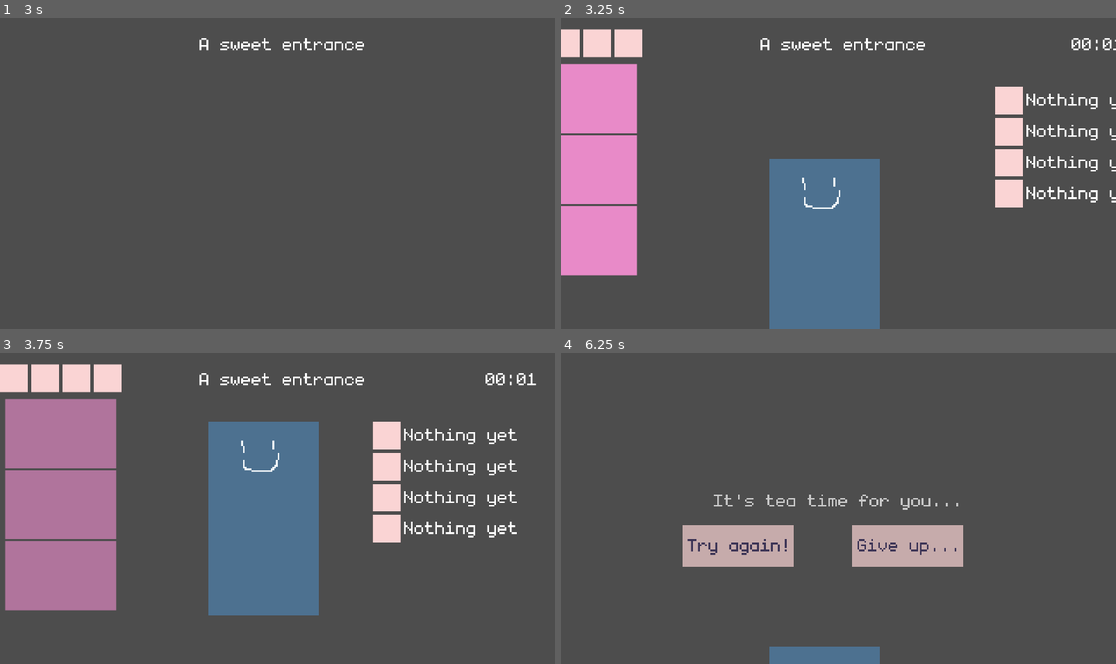
Above: before the commit, frames 1-4 (two rows, left to right).
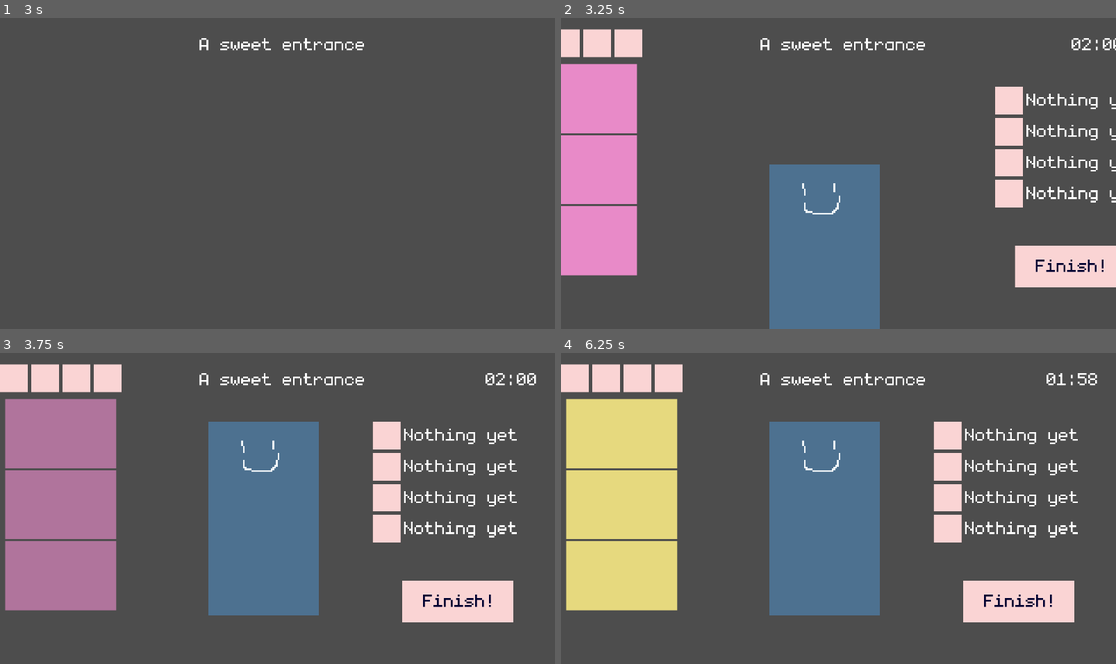
Above: after the commit, the same moments.

Repository: LuisGarrillo/court-of-the-biscuit-king
Game: Godot game, scene res://scenes/main.tscn
The game is run twice, just before and just after one commit, with the same random seed, the same clock (stepped at 60 frames per second) and the same inputs.
Inputs (mouse positions are in pixels of both pictures, inside the frame that each line leads up to):
- Up to frame 1 (3 s): tap Enter at 0.5 s; move the mouse to (399, 157) at 0.52 s; click (399, 157) at 0.67 s; move the mouse to (166, 189) at 1.27 s; click (166, 189) at 1.42 s; move the mouse to (333, 105) at 2.02 s; click (333, 105) at 2.17 s; move the mouse to (249, 235) at 2.77 s; click (249, 235) at 2.92 s
- Up to frame 2 (3.25 s): no input
- Up to frame 3 (3.75 s): move the mouse to (11, 377) at 3.52 s; click (11, 377) at 3.67 s
- Up to frame 4 (6.25 s): move the mouse to (605, 377) at 4.27 s; click (605, 377) at 4.42 s; move the mouse to (866, 508) at 5.02 s; click (866, 508) at 5.17 s; move the mouse to (738, 545) at 5.77 s; click (738, 545) at 5.92 s

Frame 1 is identical in both runs. In frame 2, 3.0% of the frame differs, in the area x 37-100%, y 6-87%; in frame 3, 2.7%; in frame 4, 39%, in the area x 0-97%, y 3-100%.

Commit message:
Add finish button

Diff:
--- a/scenes/dress up/dress_up.tscn
+++ b/scenes/dress up/dress_up.tscn
@@ -6,6 +6,12 @@
 [ext_resource type="PackedScene" uid="uid://wss6cku3cngp" path="res://scenes/dress up/timer.tscn" id="4_h2iqy"]
 [ext_resource type="LabelSettings" uid="uid://8if0ejpj3shh" path="res://assets/fonts/Riddle.tres" id="4_xeinm"]
 [ext_resource type="PackedScene" uid="uid://cbfs5o3audktb" path="res://scenes/dress up/stats_panel.tscn" id="5_nf5kc"]
+[ext_resource type="PackedScene" uid="uid://c3t647y0tvqf2" path="res://scenes/ui/components/button.tscn" id="6_2geyb"]
+[ext_resource type="FontFile" uid="uid://8x1mosnm5x6m" path="res://assets/fonts/monogram-extended.ttf" id="7_kjqeq"]
+
+[sub_resource type="LabelSettings" id="LabelSettings_70c5o"]
+font = ExtResource("7_kjqeq")
+font_color = Color(0, 0, 0.188235, 1)
 
 [sub_resource type="Animation" id="Animation_xeinm"]
 length = 2.0
@@ -81,6 +87,24 @@
 "update": 0,
 "values": [Vector2(325, 40)]
 }
+tracks/6/type = "value"
+tracks/6/imported = false
+tracks/6/enabled = true
+tracks/6/path = NodePath("Finish:position")
+tracks/6/interp = 1
+tracks/6/loop_wrap = true
+tracks/6/keys = {
+"times": PackedFloat32Array(0),
+"transitions": PackedFloat32Array(1),
+"update": 0,
+"values": [Vector2(325, 132)]
+}
+
+[sub_resource type="Animation" id="Animation_2geyb"]
+resource_name = "finish game"
+
+[sub_resource type="Animation" id="Animation_nf5kc"]
+resource_name = "game over"
 
 [sub_resource type="Animation" id="Animation_eyiml"]
 resource_name = "in"
@@ -95,7 +119,7 @@
 "times": PackedFloat32Array(0, 0.5),
 "transitions": PackedFloat32Array(0.5, 0.5),
 "update": 0,
-"values": [Vector2(120, 170), Vector2(120, 40)]
+"values": [Vector2(120, 180), Vector2(120, 40)]
 }
 tracks/1/type = "value"
 tracks/1/imported = false
@@ -147,6 +171,21 @@
 "update": 0,
 "values": [Vector2(325, 40), Vector2(215, 40)]
 }
+tracks/5/type = "value"
+tracks/5/imported = false
+tracks/5/enabled = true
+tracks/5/path = NodePath("Finish:position")
+tracks/5/interp = 1
+tracks/5/loop_wrap = true
+tracks/5/keys = {
+"times": PackedFloat32Array(0, 0.5),
+"transitions": PackedFloat32Array(0.5, 0.5),
+"update": 0,
+"values": [Vector2(325, 132), Vector2(232, 132)]
+}
+
+[sub_resource type="Animation" id="Animation_57oh0"]
+resource_name = "next round"
 
 [sub_resource type="Animation" id="Animation_h2iqy"]
 resource_name = "riddle in"
@@ -214,15 +253,6 @@
 }]
 }
 
-[sub_resource type="Animation" id="Animation_nf5kc"]
-resource_name = "game over"
-
-[sub_resource type="Animation" id="Animation_57oh0"]
-resource_name = "next round"
-
-[sub_resource type="Animation" id="Animation_2geyb"]
-resource_name = "finish game"
-
 [sub_resource type="Animation" id="Animation_kjqeq"]
 resource_name = "time out"
 length = 0.5
@@ -236,7 +266,7 @@
 "times": PackedFloat32Array(0, 0.5),
 "transitions": PackedFloat32Array(0.5, 0.5),
 "update": 0,
-"values": [Vector2(120, 40), Vector2(120, 170)]
+"values": [Vector2(120, 40), Vector2(120, 180)]
 }
 tracks/1/type = "value"
 tracks/1/imported = false
@@ -300,6 +330,94 @@
 "update": 0,
 "values": [Vector2(84, 8), Vector2(84, -26)]
 }
+tracks/6/type = "value"
+tracks/6/imported = false
+tracks/6/enabled = true
+tracks/6/path = NodePath("Finish:position")
+tracks/6/interp = 1
+tracks/6/loop_wrap = true
+tracks/6/keys = {
+"times": PackedFloat32Array(0, 0.5),
+"transitions": PackedFloat32Array(0.5, 0.5),
+"update": 0,
+"values": [Vector2(232, 132), Vector2(325, 132)]
+}
+
+[sub_resource type="Animation" id="Animation_70c5o"]
+resource_name = "judge in"
+length = 0.5
+tracks/0/type = "value"
+tracks/0/imported = false
+tracks/0/enabled = true
+tracks/0/path = NodePath("DressPanel:position")
+tracks/0/interp = 1
+tracks/0/loop_wrap = true
+tracks/0/keys = {
+"times": PackedFloat32Array(0, 0.5),
+"transitions": PackedFloat32Array(0.5, 0.5),
+"update": 0,
+"values": [Vector2(0, 7), Vector2(-72, 7)]
+}
+tracks/1/type = "value"
+tracks/1/imported = false
+tracks/1/enabled = true
+tracks/1/path = NodePath("Timer:position")
+tracks/1/interp = 1
+tracks/1/loop_wrap = true
+tracks/1/keys = {
+"times": PackedFloat32Array(0, 0.5),
+"transitions": PackedFloat32Array(0.5, 0.5),
+"update": 0,
+"values": [Vector2(280, 8), Vector2(325, 8)]
+}
+tracks/2/type = "value"
+tracks/2/imported = false
+tracks/2/enabled = true
+tracks/2/path = NodePath("StatsPanel:position")
+tracks/2/interp = 1
+tracks/2/loop_wrap = true
+tracks/2/keys = {
+"times": PackedFloat32Array(0, 0.5),
+"transitions": PackedFloat32Array(0.5, 0.5),
+"update": 0,
+"values": [Vector2(215, 40), Vector2(325, 40)]
+}
+tracks/3/type = "value"
+tracks/3/imported = false
+tracks/3/enabled = true
+tracks/3/path = NodePath("Riddle:position")
+tracks/3/interp = 1
+tracks/3/loop_wrap = true
+tracks/3/keys = {
+"times": PackedFloat32Array(0, 0.5),
+"transitions": PackedFloat32Array(0.5, 0.5),
+"update": 0,
+"values": [Vector2(84, 8), Vector2(84, -26)]
+}
+tracks/4/type = "value"
+tracks/4/imported = false
+tracks/4/enabled = true
+tracks/4/path = NodePath("Finish:position")
+tracks/4/interp = 1
+tracks/4/loop_wrap = true
+tracks/4/keys = {
+"times": PackedFloat32Array(0, 0.5),
+"transitions": PackedFloat32Array(0.5, 0.5),
+"update": 0,
+"values": [Vector2(232, 132), Vector2(325, 132)]
+}
+tracks/5/type = "value"
+tracks/5/imported = false
+tracks/5/enabled = true
+tracks/5/path = NodePath("Dessert:position")
+tracks/5/interp = 1
+tracks/5/loop_wrap = true
+tracks/5/keys = {
+"times": PackedFloat32Array(0, 0.5),
+"transitions": PackedFloat32Array(0.5, 0.5),
+"update": 0,
+"values": [Vector2(120, 40), Vector2(48, 40)]
+}
 
 [sub_resource type="AnimationLibrary" id="AnimationLibrary_h2iqy"]
 _data = {
@@ -307,6 +425,7 @@
 &"finish game": SubResource("Animation_2geyb"),
 &"game over": SubResource("Animation_nf5kc"),
 &"in": SubResource("Animation_eyiml"),
+&"judge in": SubResource("Animation_70c5o"),
 &"next round": SubResource("Animation_57oh0"),
 &"riddle in": SubResource("Animation_h2iqy"),
 &"time out": SubResource("Animation_kjqeq")
@@ -327,6 +446,18 @@
 [node name="StatsPanel" parent="." instance=ExtResource("5_nf5kc")]
 position = Vector2(325, 40)
 
+[node name="Finish" parent="." instance=ExtResource("6_2geyb")]
+position = Vector2(325, 132)
+
+[node name="Label" type="Label" parent="Finish"]
+offset_left = 3.0
+offset_top = 4.0
+offset_right = 63.0
+offset_bottom = 27.0
+text = "Finish!"
+label_settings = SubResource("LabelSettings_70c5o")
+horizontal_alignment = 1
+
 [node name="AnimationPlayer" type="AnimationPlayer" parent="."]
 libraries = {
 &"": SubResource("AnimationLibrary_h2iqy")
@@ -334,9 +465,9 @@
 
 [node name="Command" type="Label" parent="."]
 modulate = Color(1, 1, 1, 0)
-offset_left = 84.0
+offset_left = 103.0
 offset_top = 71.0
-offset_right = 243.0
+offset_right = 262.0
 offset_bottom = 100.0
 text = "The Biscuit commands:
 "
@@ -345,12 +476,13 @@
 
 [node name="Riddle" type="Label" parent="."]
 modulate = Color(1, 1, 1, 0)
-offset_left = 84.0
-offset_top = -26.0
-offset_right = 243.0
-offset_bottom = -3.0
+offset_left = 103.0
+offset_top = 87.0
+offset_right = 262.0
+offset_bottom = 110.0
 text = "hace una verguita ahi"
 label_settings = ExtResource("4_xeinm")
 horizontal_alignment = 1
 
 [connection signal="time_out" from="Timer" to="." method="_on_timer_time_out"]
+[connection signal="clicked" from="Finish" to="." method="_on_finish_clicked"]
--- a/scenes/ui/game_over.tscn
+++ b/scenes/ui/game_over.tscn
@@ -8,6 +8,33 @@
 [sub_resource type="LabelSettings" id="LabelSettings_2tf5n"]
 font = ExtResource("3_fn8we")
 font_color = Color(0, 0, 0.188235, 1)
+
+[sub_resource type="Animation" id="Animation_2tf5n"]
+length = 0.001
+tracks/0/type = "value"
+tracks/0/imported = false
+tracks/0/enabled = true
+tracks/0/path = NodePath(".:visible")
+tracks/0/interp = 1
+tracks/0/loop_wrap = true
+tracks/0/keys = {
+"times": PackedFloat32Array(0),
+"transitions": PackedFloat32Array(1),
+"update": 1,
+"values": [false]
+}
+tracks/1/type = "value"
+tracks/1/imported = false
+tracks/1/enabled = true
+tracks/1/path = NodePath(".:modulate")
+tracks/1/interp = 1
+tracks/1/loop_wrap = true
+tracks/1/keys = {
+"times": PackedFloat32Array(0),
+"transitions": PackedFloat32Array(1),
+"update": 0,
+"values": [Color(1, 1, 1, 0)]
+}
 
 [sub_resource type="Animation" id="Animation_fn8we"]
 resource_name = "in"
@@ -48,33 +75,6 @@
 "args": [],
 "method": &"toggle"
 }]
-}
-
-[sub_resource type="Animation" id="Animation_2tf5n"]
-length = 0.001
-tracks/0/type = "value"
-tracks/0/imported = false
-tracks/0/enabled = true
-tracks/0/path = NodePath(".:visible")
-tracks/0/interp = 1
-tracks/0/loop_wrap = true
-tracks/0/keys = {
-"times": PackedFloat32Array(0),
-"transitions": PackedFloat32Array(1),
-"update": 1,
-"values": [false]
-}
-tracks/1/type = "value"
-tracks/1/imported = false
-tracks/1/enabled = true
-tracks/1/path = NodePath(".:modulate")
-tracks/1/interp = 1
-tracks/1/loop_wrap = true
-tracks/1/keys = {
-"times": PackedFloat32Array(0),
-"transitions": PackedFloat32Array(1),
-"update": 0,
-"values": [Color(1, 1, 1, 0)]
 }
 
 [sub_resource type="Animation" id="Animation_vfrx6"]
--- a/scripts/dress up/dress_up.gd
+++ b/scripts/dress up/dress_up.gd
@@ -10,7 +10,7 @@
 
 var level = 0
 var riddles = ["A sweet entrance", "A very salty dish", "A more bitter than sweet memory", "Don't fotget to serve my fish with lemon slices!"]
-var times = [1, 90, 90, 60]
+var times = [120, 90, 90, 60]
 var targets = [
 	{
 		"sweet": 3,
@@ -44,8 +44,11 @@
 	"lower": 1
 }
 
+var approved
+
 signal game_over
 signal next_round
+signal judge_in
 
 func _ready() -> void:
 	dress_panel.add_piece.connect(add_piece)
@@ -88,11 +91,9 @@
 	var proposal_stat = load_stat(proposal)
 
 	for key in proposal_stat.keys():
-		if proposal_stat[key] < targets[key]:
-			animation_player.play("game over")
-			return
-	level += 1
-	check_next()
+		if proposal_stat[key] < targets[level][key]:
+			return false
+	return true
 
 func check_next():
 	if level < 4:
@@ -105,3 +106,11 @@
 
 func game_over_toggle():
 	game_over.emit()
+
+func judge_call():
+	judge_in.emit(approved)
+
+func _on_finish_clicked() -> void:
+	timer.timer.stop()
+	approved = evaluate(dessert.stats)
+	animation_player.play("judge in")
Not shown: 1 places in scenes/dress up/dress_up.tscn that only renumber resources
